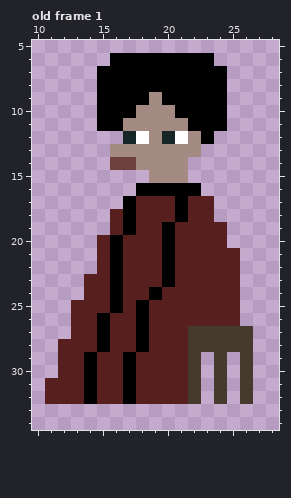
One commit to this pixel-art file: godot/assets/Personajes/Macacha/Macacha.ase. That is the earlier state.
40x40 pixels, 1 frame. Shown: old frame 1: x 10..28, y 5..34. The commit also changed other frames, which this record leaves out.
After:
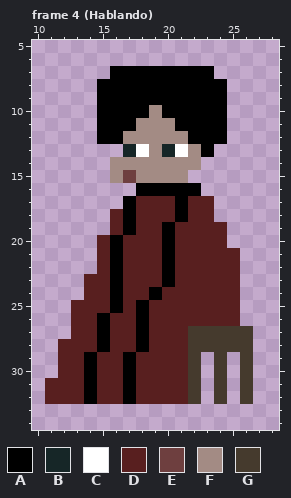
Palette (. is transparent): A #000000  B #162627  C #ffffff  D #581f1f  E #6e3f3f  F #a38b84  G #453a2d
A new or re-ordered frame is compared with the old frame closest to it.
The edit:
frames 1 -> 11
Changed rows in their new state; - is an unchanged pixel.
Frame 4 (Hablando) is new; against old frame 1:
first column x 15:
 6 -........-
 7 .--------.
 9 ----A-----
10 ---A-A----
11 --A---A---
12 AAFF-FFA-A
13 -.BC-BC-A-
14 -FF----F--
15 -FEF------
Pixel boxes of the changes (left, top, right, bottom) in both pictures:
changed: (97, 53, 227, 183)
